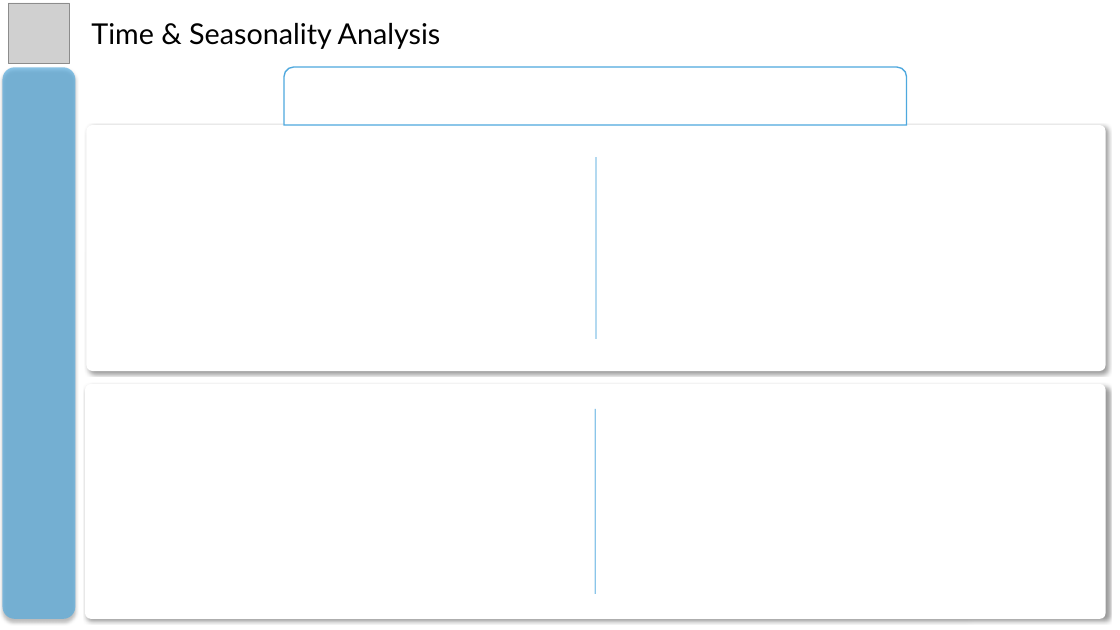
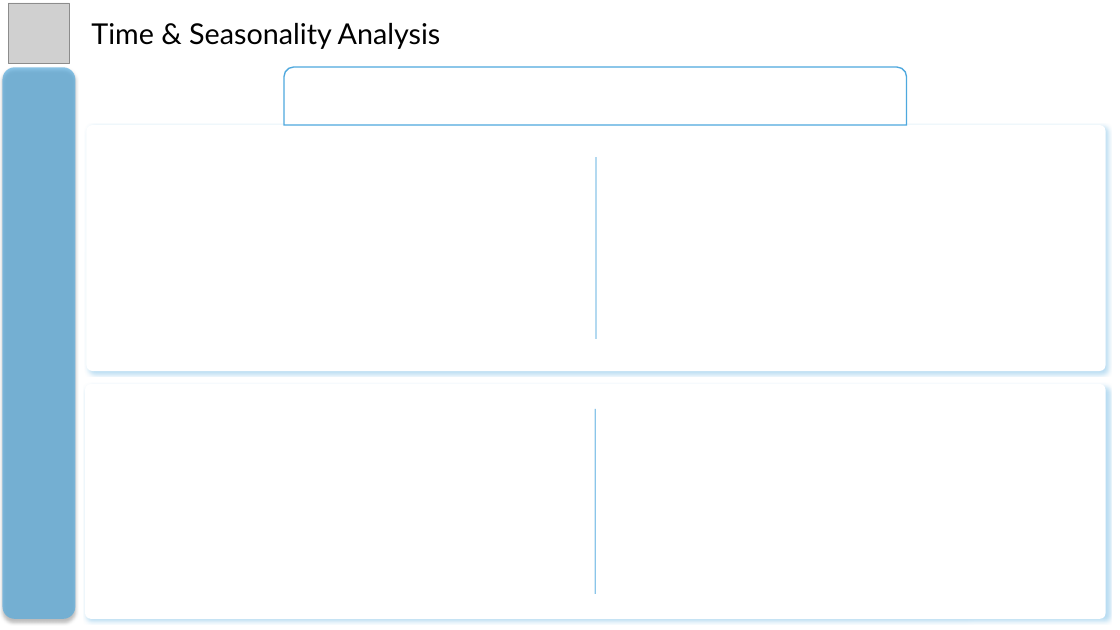
Before and after one commit to MohammadGhanaym/Sales-Logistics-Analytics-DWH, a slide deck: slide 3 of Dashboard Background Design/Dashboard Background Design.pptx. Drawn at 1120x630 pixels with LibreOffice and Linux fonts; fonts in the diff are those of the drawing; grey boxes stand for pictures. Boxes give left, top, right and bottom in pixels: in the first picture for what was removed or moved away, otherwise in the second. Text is boxed around its words. In the diff, an @@ line names an element or a change of style, - is before the commit and + after.

```diff
--- a/Dashboard Background Design/Dashboard Background Design.pptx
+++ b/Dashboard Background Design/Dashboard Background Design.pptx
@@ rounded rectangle at (x1=87, y1=125, x2=1106, y2=371): shadow changed @@
@@ rounded rectangle at (x1=85, y1=384, x2=1106, y2=618): shadow changed @@
```
Also in this commit, not shown: 3 other slides changed, 2 slides added, 55 other files.
